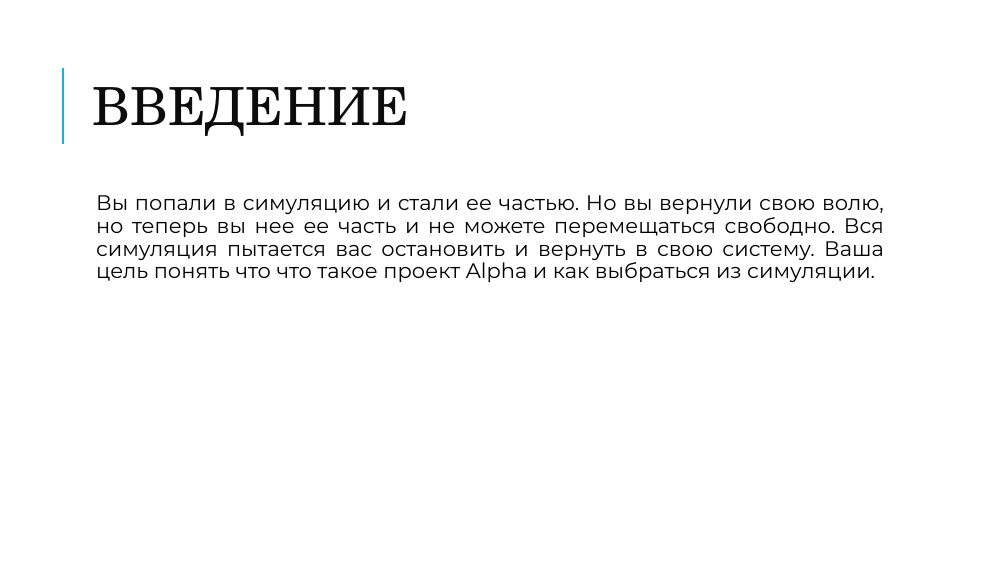
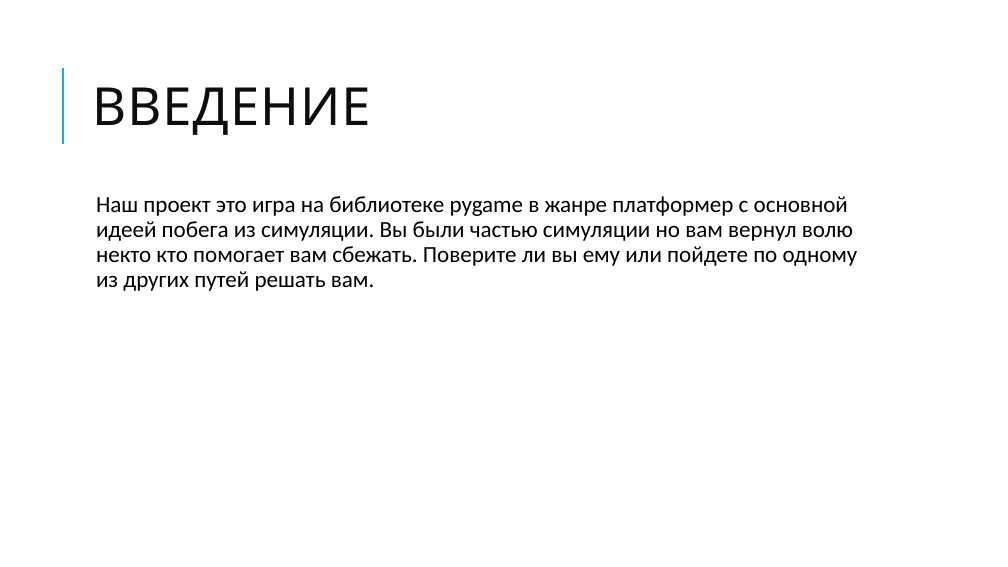
Before and after one commit to VoidLord123/project_Alpha, a slide deck: slide 2 of for_ProjectAlpha.pptx. Drawn at 1008x567 pixels with LibreOffice and Linux fonts; fonts in the diff are those of the drawing. Boxes give left, top, right and bottom in pixels: in the first picture for what was removed or moved away, otherwise in the second. Text is boxed around its words. In the diff, an @@ line names an element or a change of style, - is before the commit and + after.

```diff
--- a/for_ProjectAlpha.pptx
+++ b/for_ProjectAlpha.pptx
@@ title "ВВЕДЕНИЕ" at box(92, 87, 370, 135): font TeX Gyre Schola to Cabin, text colour #0C0C0C to #0D0D0D, letter spacing 0 to 1 pt @@
@@ text at box(96, 196, 858, 291): text changed; size 20 to 22 pt; font Montserrat to Calibri @@
-  Вы попали в симуляцию и стали ее частью. Но вы вернули свою волю, но теперь вы нее ее часть и не можете перемещаться свободно. Вся симуляция пытается вас остановить и вернуть в свою систему. Ваша цель понять что что такое проект Alpha и как выбраться из симуляции.
+  Наш проект это игра на библиотеке pygame в жанре платформер с основной идеей побега из симуляции. Вы были частью симуляции но вам вернул волю некто кто помогает вам сбежать. Поверите ли вы ему или пойдете по одному из других путей решать вам.
```
Also in this commit, not shown: 4 other slides changed, 1 slide added, 1 slide removed.
